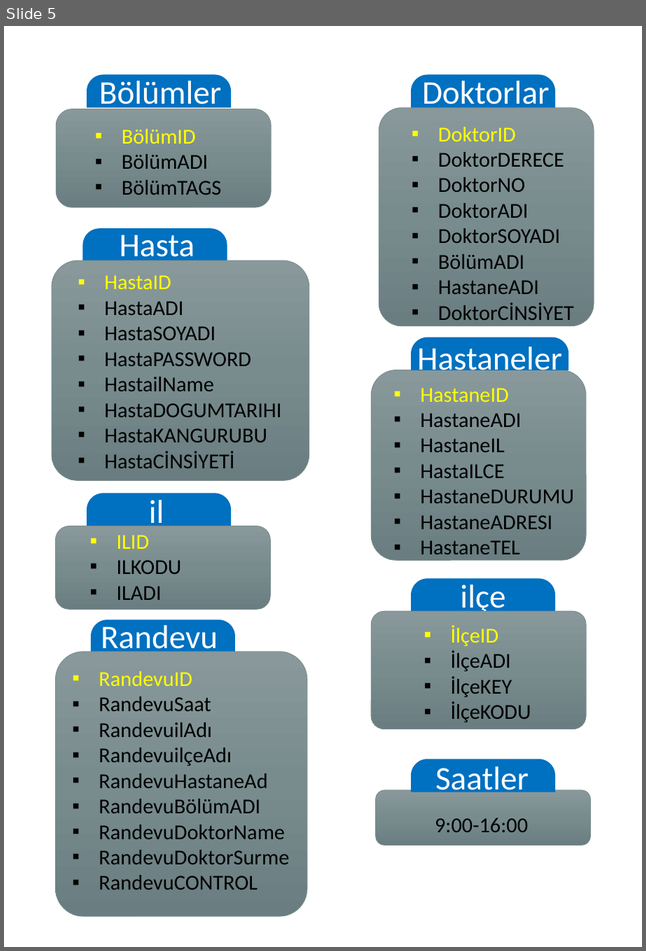
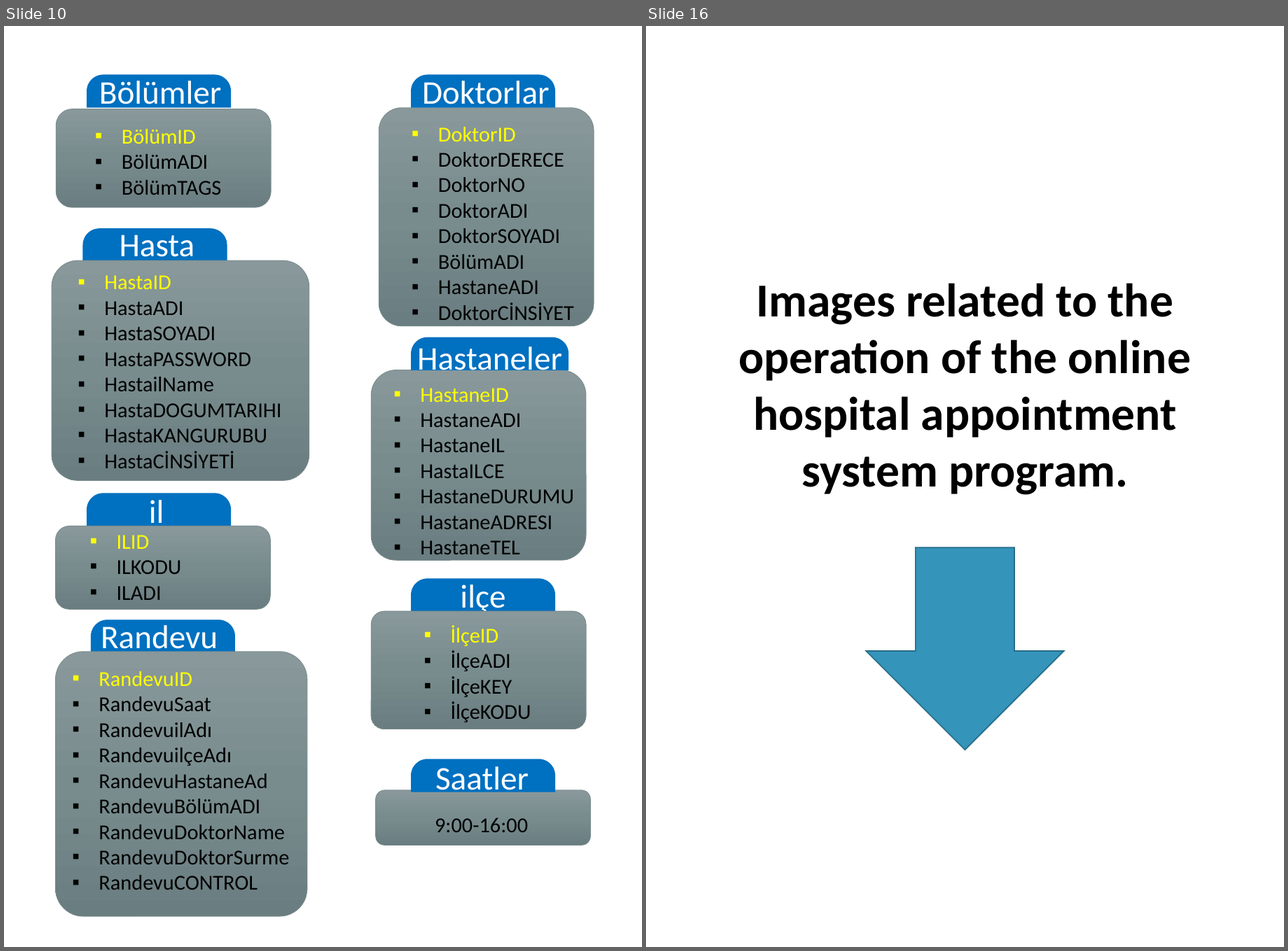
Before and after one commit to HAS-Project/Hospital-Appointment-System, a slide deck: Has-Project Report.pptx. Shown side by side, each under a label of ours: slide 5 before the commit, slides 10 and 16 after it; the slides between them are not shown. The pictures are 646x951 and 1288x951 pixels, drawn with LibreOffice and Linux fonts; fonts in the diff are those of the drawing. Boxes give left, top, right and bottom in pixels: in the first picture for what was removed or moved away, otherwise in the second. Text is boxed around its words. In the diff, an @@ line names an element or a change of style, - is before the commit and + after.

```diff
--- a/Has-Project Report.pptx
+++ b/Has-Project Report.pptx
@@ slide 16 added at [646, 26, 1284, 947], background #FFFFFF @@
@@ text added at [739, 283, 1191, 495], 40 pt, text #000000, bold @@
+Images related to the operation of the online hospital appointment system program.
@@ down arrow added at [866, 548, 1063, 750], fill #3494BA, outline #266D8A 1 pt @@
@@ what was slide 5 is now slide 10 @@
```
Also in this commit, not shown: 4 slides changed, 18 other slides added, 3 slides removed.
